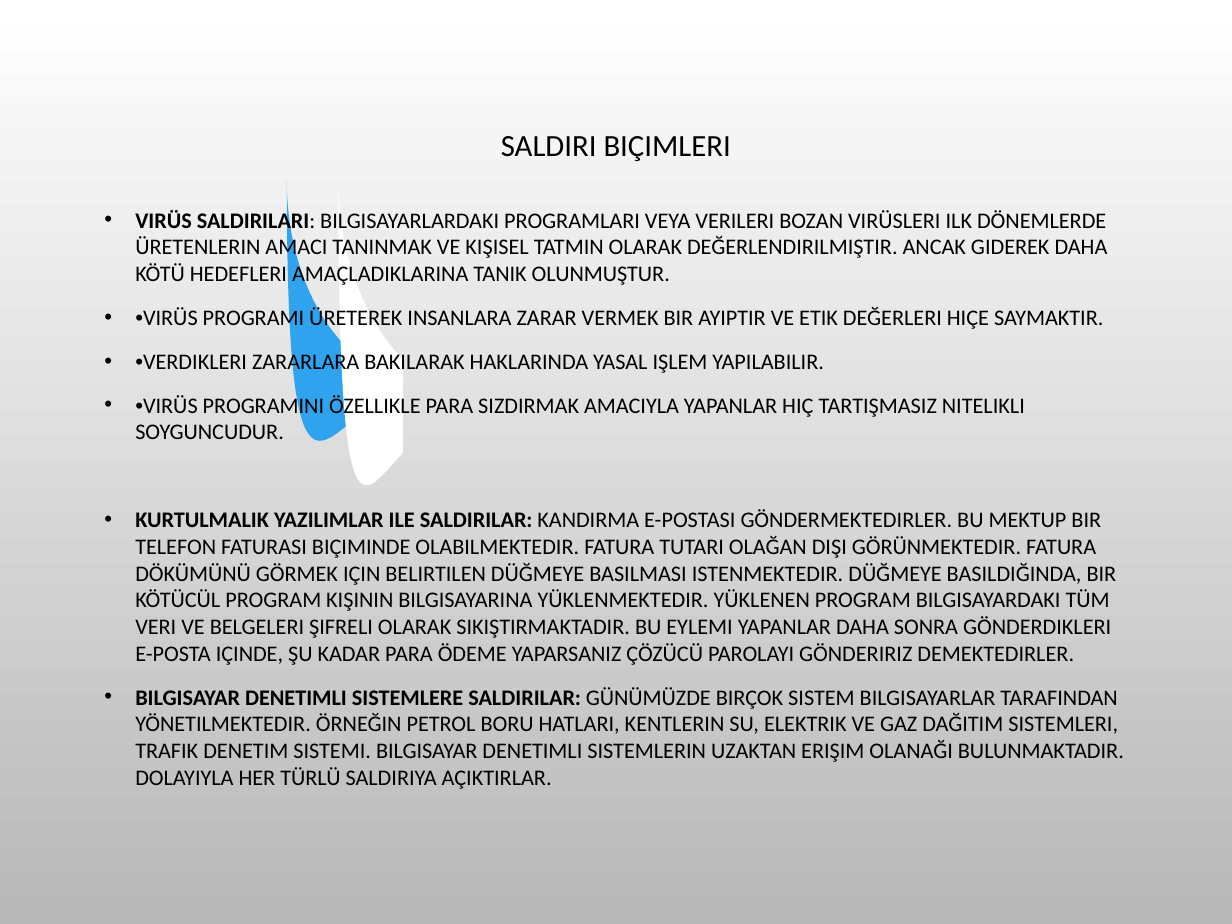
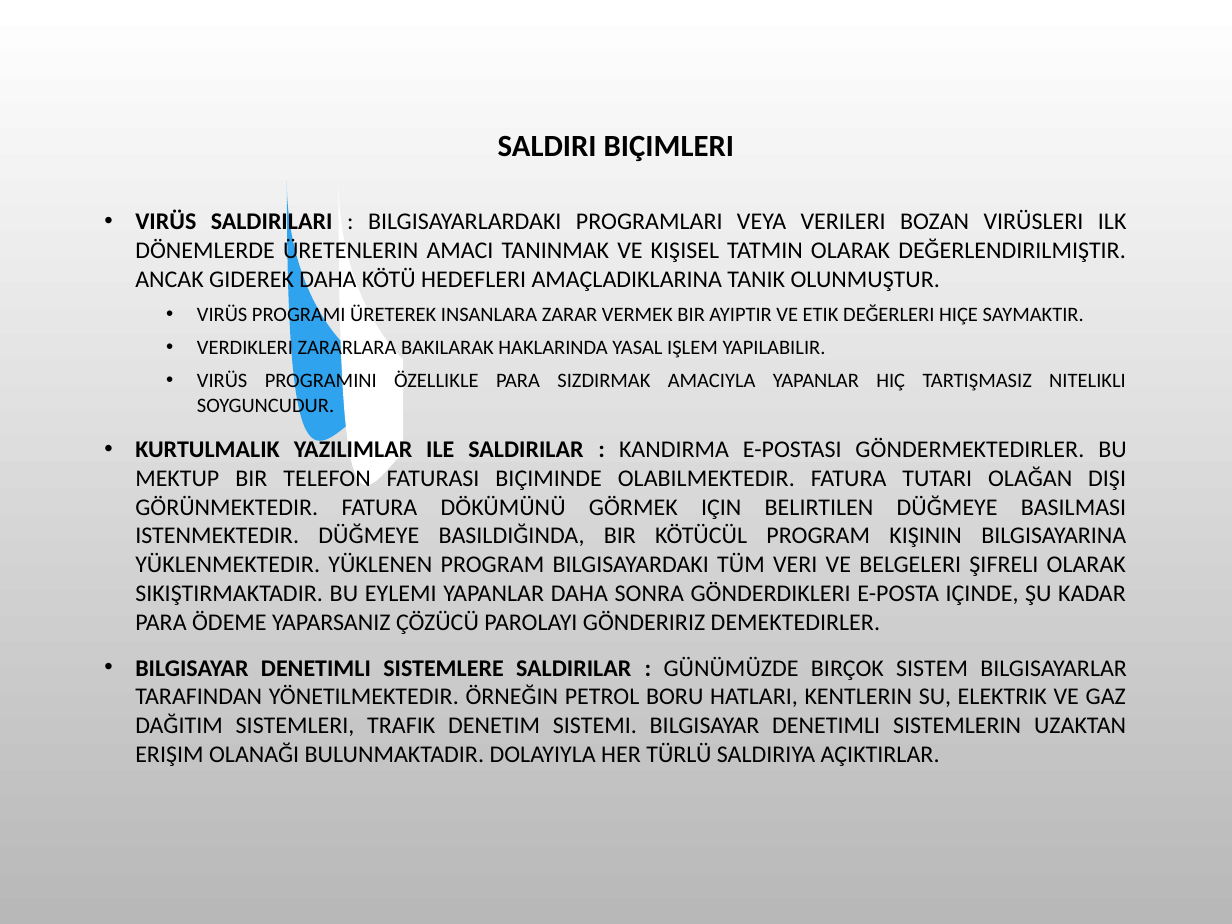
Before and after one commit to SevdanurGENC/20-21-Lecture-Notes, a slide deck: slide 21 of Bilişim Etiği ve Hukuku/3. Bolum - Meslek Etigi.ppt. Drawn at 1232x924 pixels with LibreOffice and Linux fonts; fonts in the diff are those of the drawing; background and template pictures are left out. Boxes give left, top, right and bottom in pixels: in the first picture for what was removed or moved away, otherwise in the second. Text is boxed around its words. In the diff, an @@ line names an element or a change of style, - is before the commit and + after.

```diff
--- a/Bilişim Etiği ve Hukuku/3. Bolum - Meslek Etigi.ppt
+++ b/Bilişim Etiği ve Hukuku/3. Bolum - Meslek Etigi.ppt
@@ title "SALDIRI BIÇIMLERI" at (498, 135, 734, 161): bold on @@
@@ text at (135, 209, 1127, 766): text changed; size 13 to 14 pt @@
-• VIRÜS SALDIRILARI: BILGISAYARLARDAKI PROGRAMLARI VEYA VERILERI BOZAN VIRÜSLERI ILK DÖNEMLERDE ÜRETENLERIN AMACI TANINMAK VE KIŞISEL TATMIN OLARAK DEĞERLENDIRILMIŞTIR. ANCAK GIDEREK DAHA KÖTÜ HEDEFLERI AMAÇLADIKLARINA TANIK OLUNMUŞTUR.
-• •VIRÜS PROGRAMI ÜRETEREK INSANLARA ZARAR VERMEK BIR AYIPTIR VE ETIK DEĞERLERI HIÇE SAYMAKTIR.
-• •VERDIKLERI ZARARLARA BAKILARAK HAKLARINDA YASAL IŞLEM YAPILABILIR.
-• •VIRÜS PROGRAMINI ÖZELLIKLE PARA SIZDIRMAK AMACIYLA YAPANLAR HIÇ TARTIŞMASIZ NITELIKLI SOYGUNCUDUR.
-• KURTULMALIK YAZILIMLAR ILE SALDIRILAR: KANDIRMA E-POSTASI GÖNDERMEKTEDIRLER. BU MEKTUP BIR TELEFON FATURASI BIÇIMINDE OLABILMEKTEDIR. FATURA TUTARI OLAĞAN DIŞI GÖRÜNMEKTEDIR. FATURA DÖKÜMÜNÜ GÖRMEK IÇIN BELIRTILEN DÜĞMEYE BASILMASI ISTENMEKTEDIR. DÜĞMEYE BASILDIĞINDA, BIR KÖTÜCÜL PROGRAM KIŞININ BILGISAYARINA YÜKLENMEKTEDIR. YÜKLENEN PROGRAM BILGISAYARDAKI TÜM VERI VE BELGELERI ŞIFRELI OLARAK SIKIŞTIRMAKTADIR. BU EYLEMI YAPANLAR DAHA SONRA GÖNDERDIKLERI E-POSTA IÇINDE, ŞU KADAR PARA ÖDEME YAPARSANIZ ÇÖZÜCÜ PAROLAYI GÖNDERIRIZ DEMEKTEDIRLER.
-• BILGISAYAR DENETIMLI SISTEMLERE SALDIRILAR: GÜNÜMÜZDE BIRÇOK SISTEM BILGISAYARLAR TARAFINDAN YÖNETILMEKTEDIR. ÖRNEĞIN PETROL BORU HATLARI, KENTLERIN SU, ELEKTRIK VE GAZ DAĞITIM SISTEMLERI, TRAFIK DENETIM SISTEMI. BILGISAYAR DENETIMLI SISTEMLERIN UZAKTAN ERIŞIM OLANAĞI BULUNMAKTADIR. DOLAYIYLA HER TÜRLÜ SALDIRIYA AÇIKTIRLAR.
+• VIRÜS SALDIRILARI : BILGISAYARLARDAKI PROGRAMLARI VEYA VERILERI BOZAN VIRÜSLERI ILK DÖNEMLERDE ÜRETENLERIN AMACI TANINMAK VE KIŞISEL TATMIN OLARAK DEĞERLENDIRILMIŞTIR. ANCAK GIDEREK DAHA KÖTÜ HEDEFLERI AMAÇLADIKLARINA TANIK OLUNMUŞTUR.
+  • VIRÜS PROGRAMI ÜRETEREK INSANLARA ZARAR VERMEK BIR AYIPTIR VE ETIK DEĞERLERI HIÇE SAYMAKTIR.
+  • VERDIKLERI ZARARLARA BAKILARAK HAKLARINDA YASAL IŞLEM YAPILABILIR.
+  • VIRÜS PROGRAMINI ÖZELLIKLE PARA SIZDIRMAK AMACIYLA YAPANLAR HIÇ TARTIŞMASIZ NITELIKLI SOYGUNCUDUR.
+• KURTULMALIK YAZILIMLAR ILE SALDIRILAR : KANDIRMA E-POSTASI GÖNDERMEKTEDIRLER. BU MEKTUP BIR TELEFON FATURASI BIÇIMINDE OLABILMEKTEDIR. FATURA TUTARI OLAĞAN DIŞI GÖRÜNMEKTEDIR. FATURA DÖKÜMÜNÜ GÖRMEK IÇIN BELIRTILEN DÜĞMEYE BASILMASI ISTENMEKTEDIR. DÜĞMEYE BASILDIĞINDA, BIR KÖTÜCÜL PROGRAM KIŞININ BILGISAYARINA YÜKLENMEKTEDIR. YÜKLENEN PROGRAM BILGISAYARDAKI TÜM VERI VE BELGELERI ŞIFRELI OLARAK SIKIŞTIRMAKTADIR. BU EYLEMI YAPANLAR DAHA SONRA GÖNDERDIKLERI E-POSTA IÇINDE, ŞU KADAR PARA ÖDEME YAPARSANIZ ÇÖZÜCÜ PAROLAYI GÖNDERIRIZ DEMEKTEDIRLER.
+• BILGISAYAR DENETIMLI SISTEMLERE SALDIRILAR : GÜNÜMÜZDE BIRÇOK SISTEM BILGISAYARLAR TARAFINDAN YÖNETILMEKTEDIR. ÖRNEĞIN PETROL BORU HATLARI, KENTLERIN SU, ELEKTRIK VE GAZ DAĞITIM SISTEMLERI, TRAFIK DENETIM SISTEMI. BILGISAYAR DENETIMLI SISTEMLERIN UZAKTAN ERIŞIM OLANAĞI BULUNMAKTADIR. DOLAYIYLA HER TÜRLÜ SALDIRIYA AÇIKTIRLAR.
```
Also in this commit, not shown: 18 other slides changed, 3 other files.
